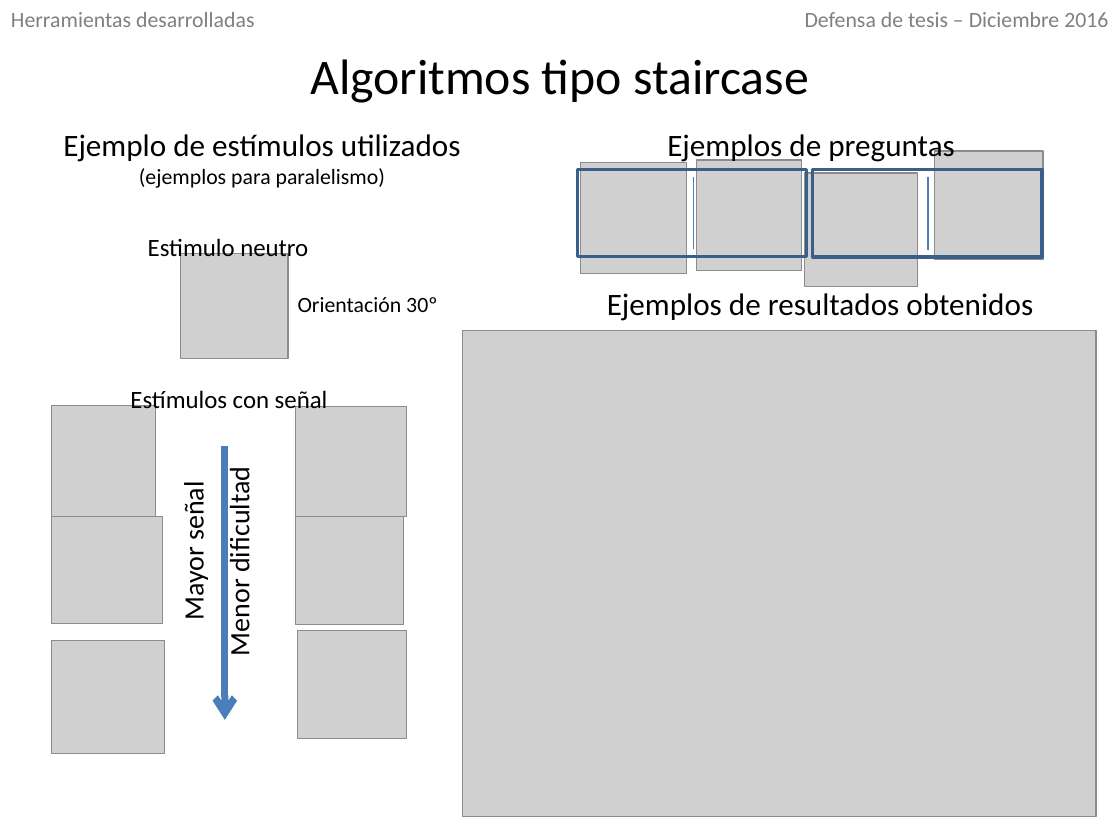
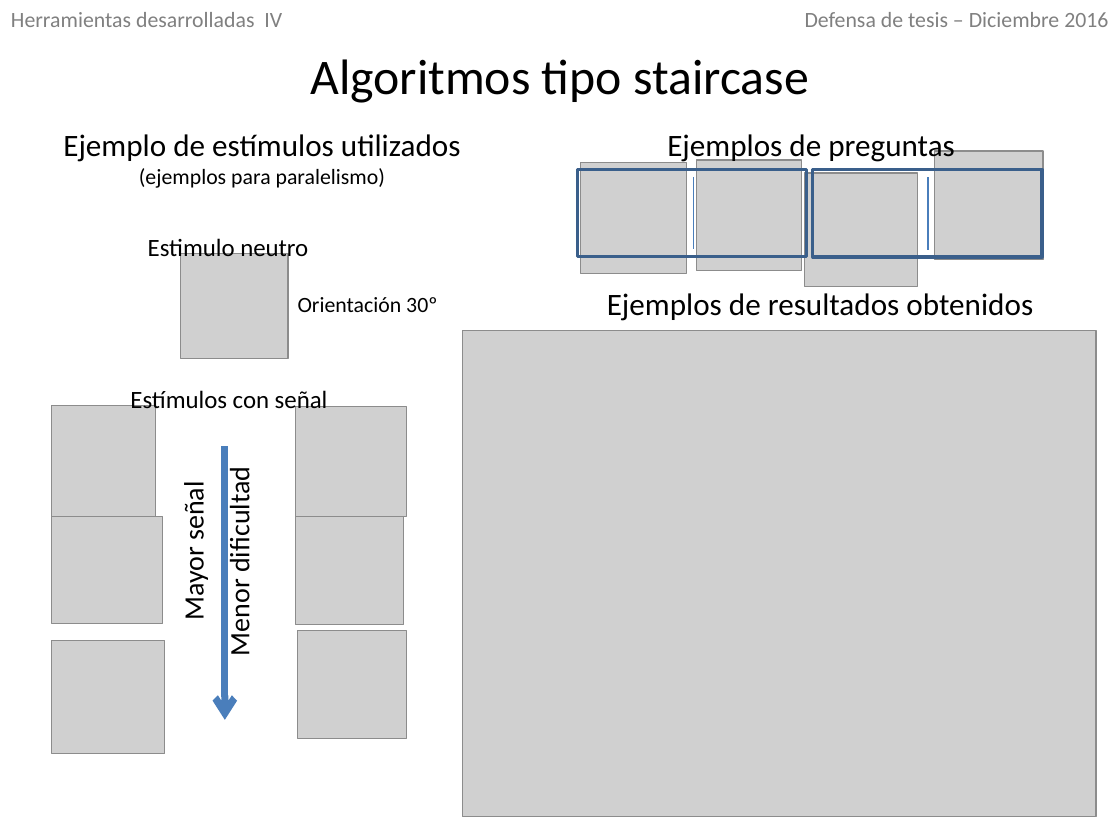
Before and after one commit to IoniUTDT/RedaccionTesis, a slide deck: slide 15 of Defensa/Defensa.pptx (slide 14 before the commit). Drawn at 1120x840 pixels with LibreOffice and Linux fonts; fonts in the diff are those of the drawing; grey boxes stand for pictures. Boxes give left, top, right and bottom in pixels: in the first picture for what was removed or moved away, otherwise in the second. Text is boxed around its words. In the diff, an @@ line names an element or a change of style, - is before the commit and + after.

```diff
--- a/Defensa/Defensa.pptx
+++ b/Defensa/Defensa.pptx
@@ text at [11, 12, 282, 27]: text changed @@
-Herramientas desarrolladas
+Herramientas desarrolladas IV
```
Also in this commit, not shown: 18 other slides changed, 14 slides added, 6 other files.
